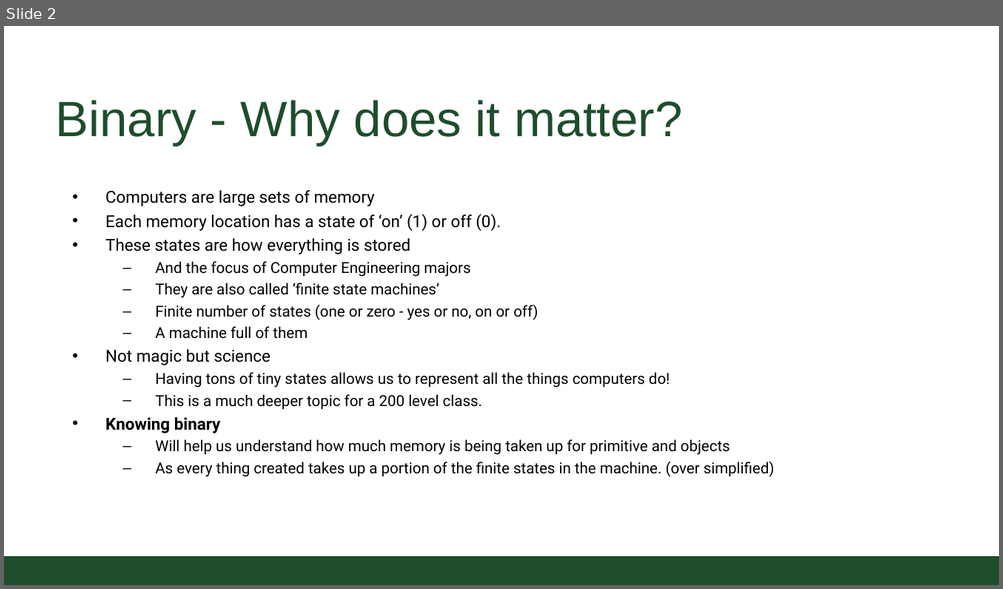
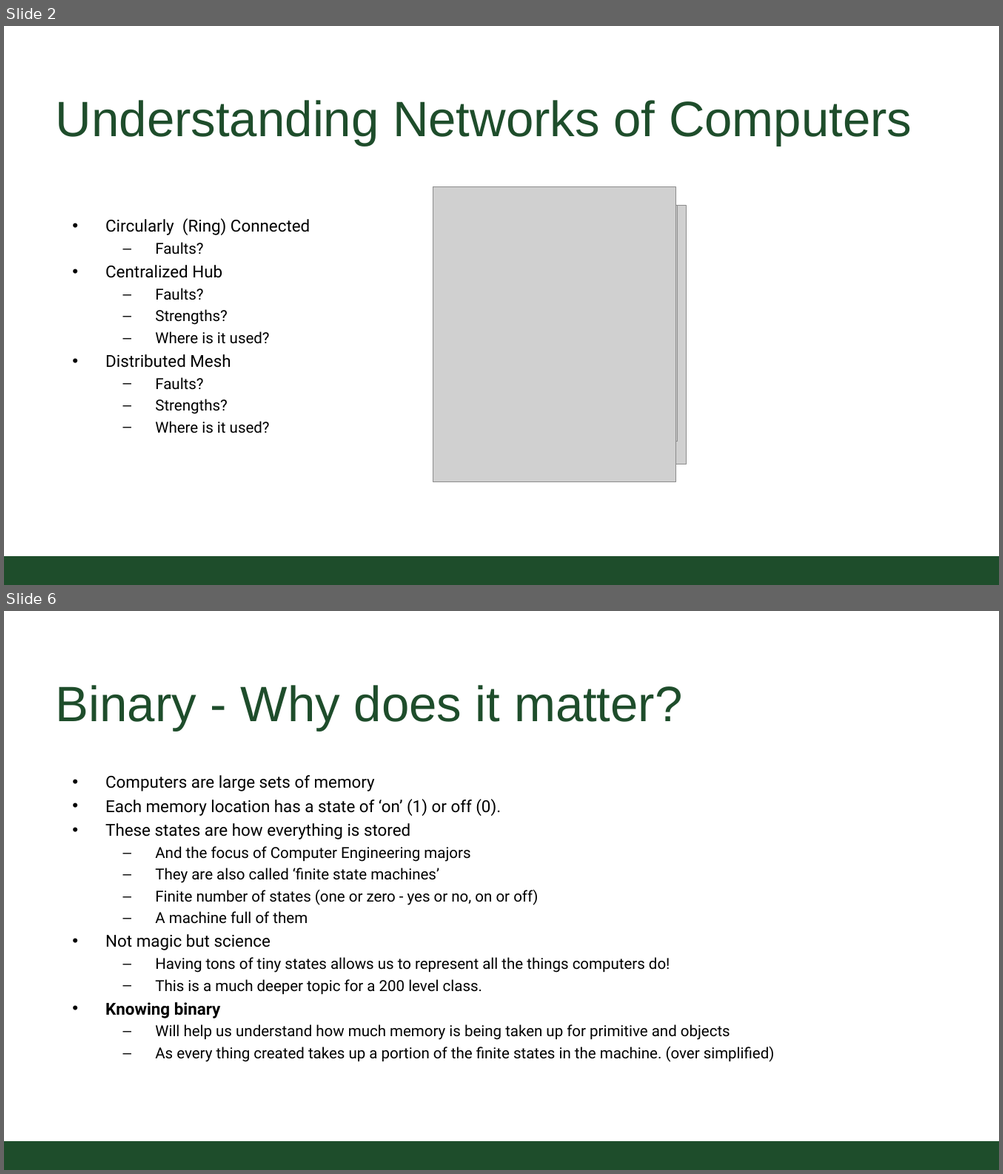
Before and after one commit to CSU-CS150B/handouts, a slide deck: Slides/On-Campus/09_01_1and0AddUp.pptx. Shown one above the other, each under a label of ours: slide 2 before the commit, slides 2 and 6 after it; the slides between them are not shown. The pictures are 1003x589 and 1003x1174 pixels, drawn with LibreOffice and Linux fonts; fonts in the diff are those of the drawing; grey boxes stand for pictures; background and template pictures are left out. Boxes give left, top, right and bottom in pixels: in the first picture for what was removed or moved away, otherwise in the second. Text is boxed around its words. In the diff, an @@ line names an element or a change of style, - is before the commit and + after.

```diff
--- a/Slides/On-Campus/09_01_1and0AddUp.pptx
+++ b/Slides/On-Campus/09_01_1and0AddUp.pptx
@@ slide 2 added at (4, 26, 999, 585), background #FFFFFF; not listed: 1 template element that a slide beside it also shows @@
@@ title added at (56, 100, 911, 146), 54.4 pt, text #1E4D2B @@
+Understanding Networks of Computers
@@ picture added at (433, 187, 675, 482) @@
@@ text added at (105, 218, 310, 434), 16.6 pt, text #000000 @@
+• Circularly (Ring) Connected
+  – Faults?
+• Centralized Hub
+  – Faults?
+  – Strengths?
+  – Where is it used?
+• Distributed Mesh
+  – Faults?
+  – Strengths?
+  – Where is it used?
@@ picture added at (433, 205, 686, 464) @@
@@ picture added at (442, 205, 677, 441) @@
@@ what was slide 2 is now slide 6 @@
```
Also in this commit, not shown: 3 other slides added, 1 slide removed, 2 other files.
